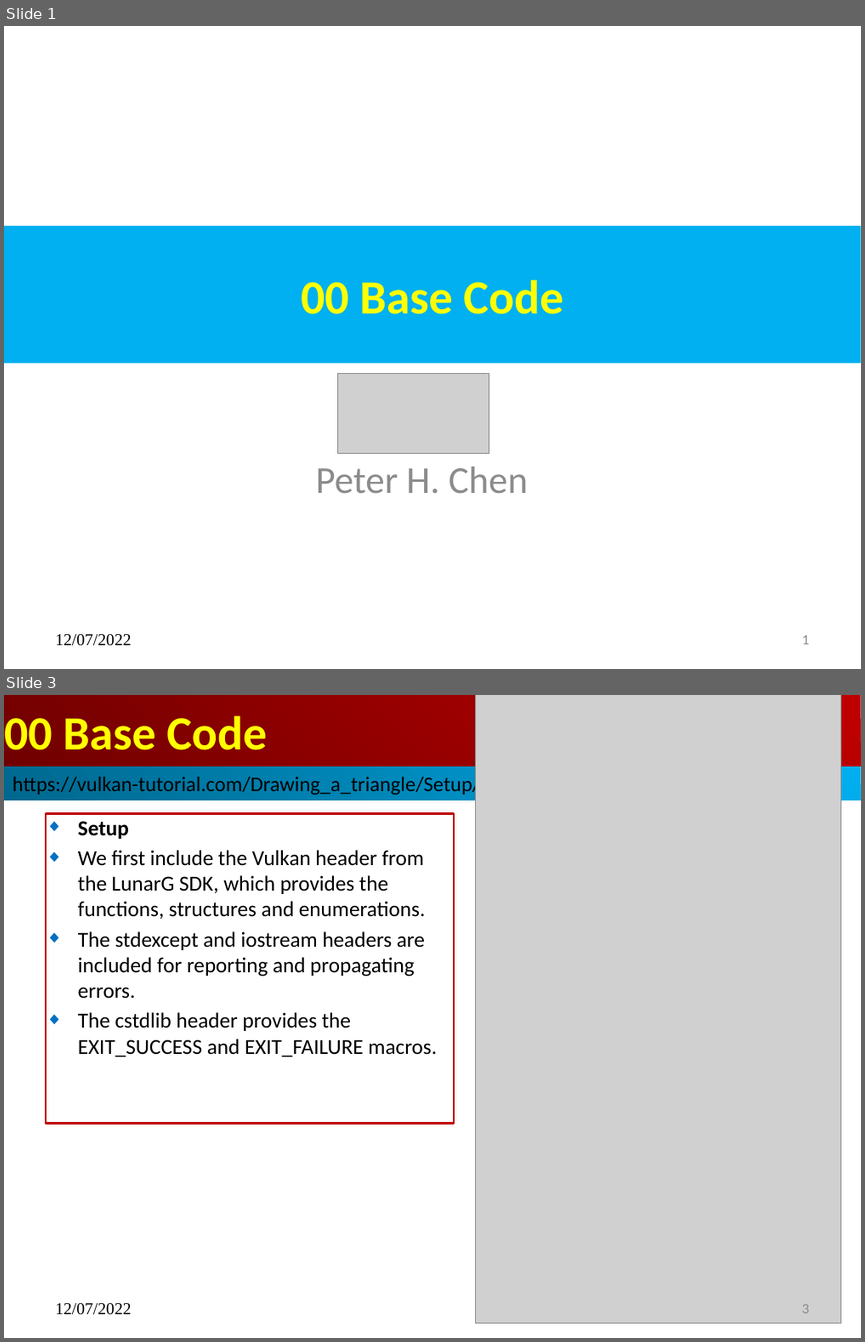
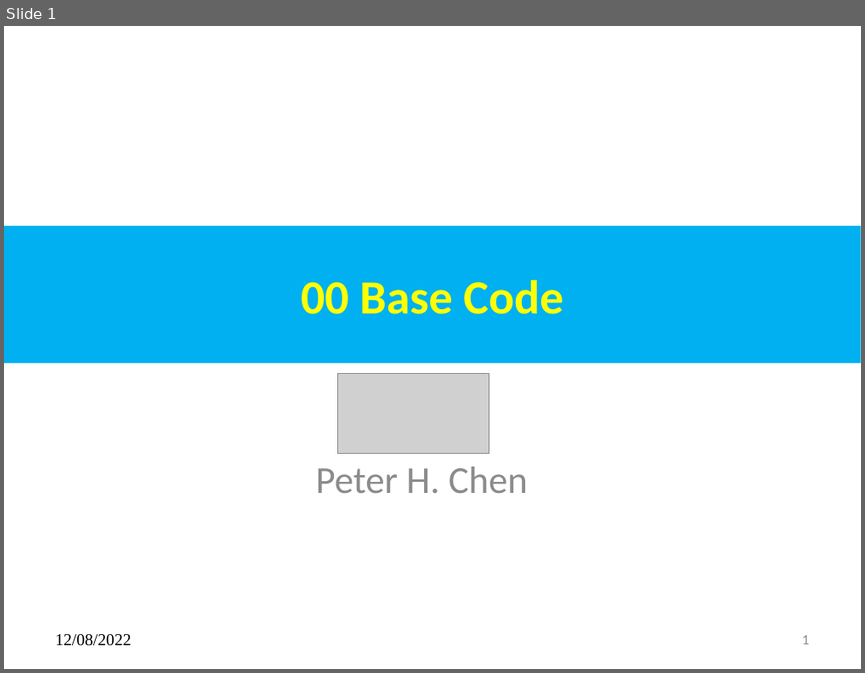
Before and after one commit to peterhchen/015_Vulkan_OpenGL, a slide deck: 00_base_code.pptx. Shown one above the other, each under a label of ours: slides 1 and 3 before the commit, slide 1 after it; the slides between them are not shown. The pictures are 865x1342 and 865x673 pixels, drawn with LibreOffice and Linux fonts; fonts in the diff are those of the drawing; grey boxes stand for pictures. Boxes give left, top, right and bottom in pixels: in the first picture for what was removed or moved away, otherwise in the second. Text is boxed around its words. In the diff, an @@ line names an element or a change of style, - is before the commit and + after.

```diff
--- a/00_base_code.pptx
+++ b/00_base_code.pptx
@@ slide 3 removed at <box>4,695,861,1338</box>, background #FFFFFF @@
@@ title removed at <box>4,695,861,766</box> @@
-00 Base Code
@@ picture removed at <box>475,695,840,1323</box> @@
@@ rectangle removed at <box>4,767,861,800</box> @@
-https://vulkan-tutorial.com/Drawing_a_triangle/Setup/Base_code
@@ subtitle removed at <box>46,814,454,1123</box> @@
-◆ Setup
-◆ We first include the Vulkan header from the LunarG SDK, which provides the functions, structures and enumerations.
-◆ The stdexcept and iostream headers are included for reporting and propagating errors.
-◆ The cstdlib header provides the EXIT_SUCCESS and EXIT_FAILURE macros.
@@ text removed at <box>55,1303,131,1315</box> @@
-12/07/2022
@@ page number removed at <box>802,1304,809,1313</box> @@
-3
@@ slide 1 changed as well @@
@@ text at <box>55,634,131,646</box>: text changed @@
-12/07/2022
+12/08/2022
```
Also in this commit, not shown: 4 other slides changed, 1 slide added, 1 other slide removed, 2 other files.
